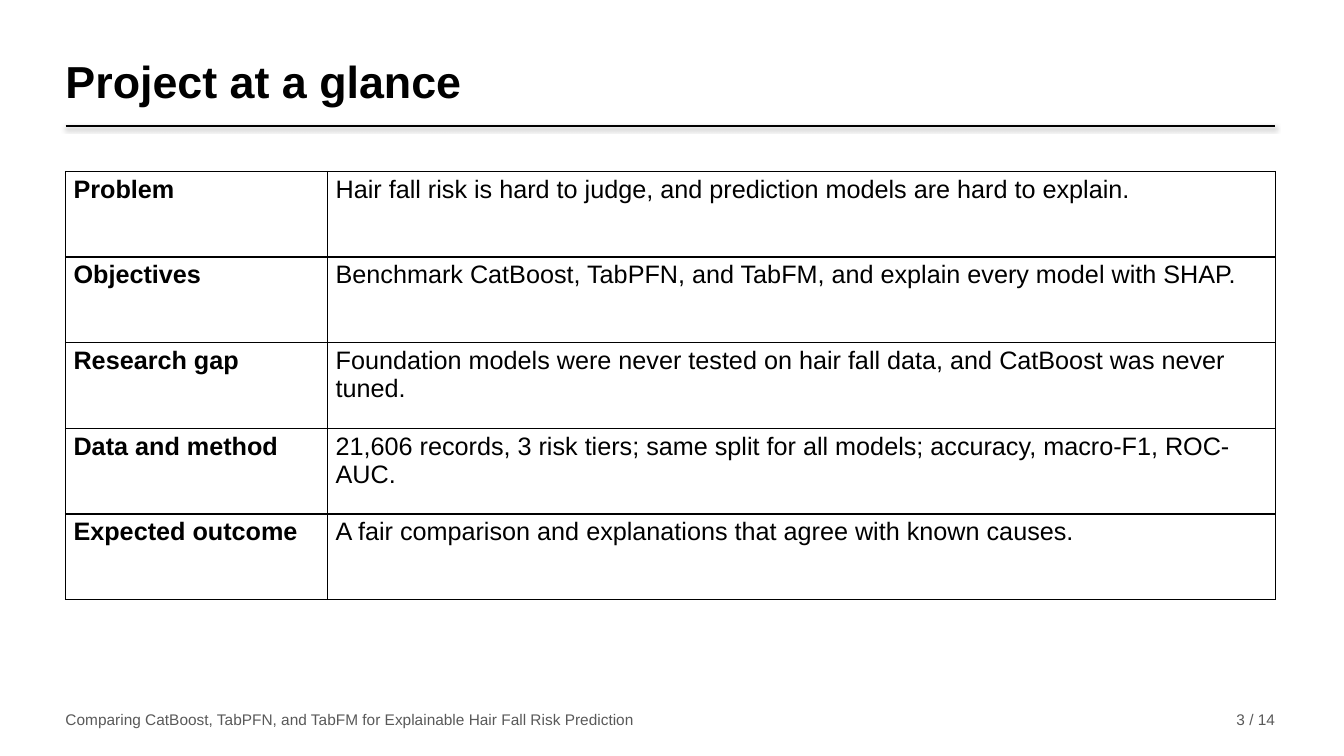
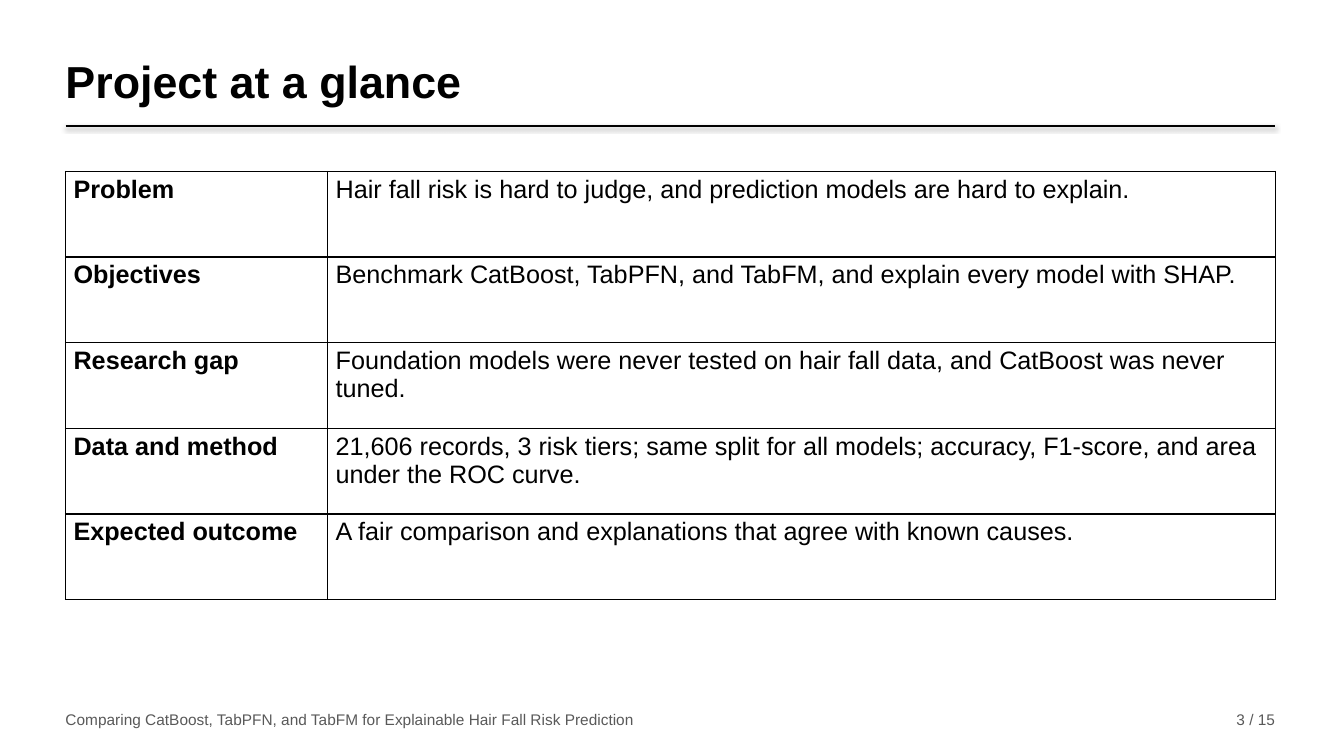
Before and after one commit to nirajanS1211/Hairfall-Thesis, a slide deck: slide 3 of Thesis_Final/Presentation/Hairfall_Presentation.pptx. Drawn at 1344x756 pixels with LibreOffice and Linux fonts; fonts in the diff are those of the drawing. Boxes give left, top, right and bottom in pixels: in the first picture for what was removed or moved away, otherwise in the second. Text is boxed around its words. In the diff, an @@ line names an element or a change of style, - is before the commit and + after.

```diff
--- a/Thesis_Final/Presentation/Hairfall_Presentation.pptx
+++ b/Thesis_Final/Presentation/Hairfall_Presentation.pptx
@@ table at box(66, 171, 1275, 600) @@
-row 4, column 2: 21,606 records, 3 risk tiers; same split for all models; accuracy, macro-F1, ROC-AUC.
+row 4, column 2: 21,606 records, 3 risk tiers; same split for all models; accuracy, F1-score, and area under the ROC curve.
@@ text at box(1236, 714, 1275, 725): text changed @@
-3 / 14
+3 / 15
```
Also in this commit, not shown: 11 other slides changed, 2 slides added, 1 slide removed, 2 other files.
